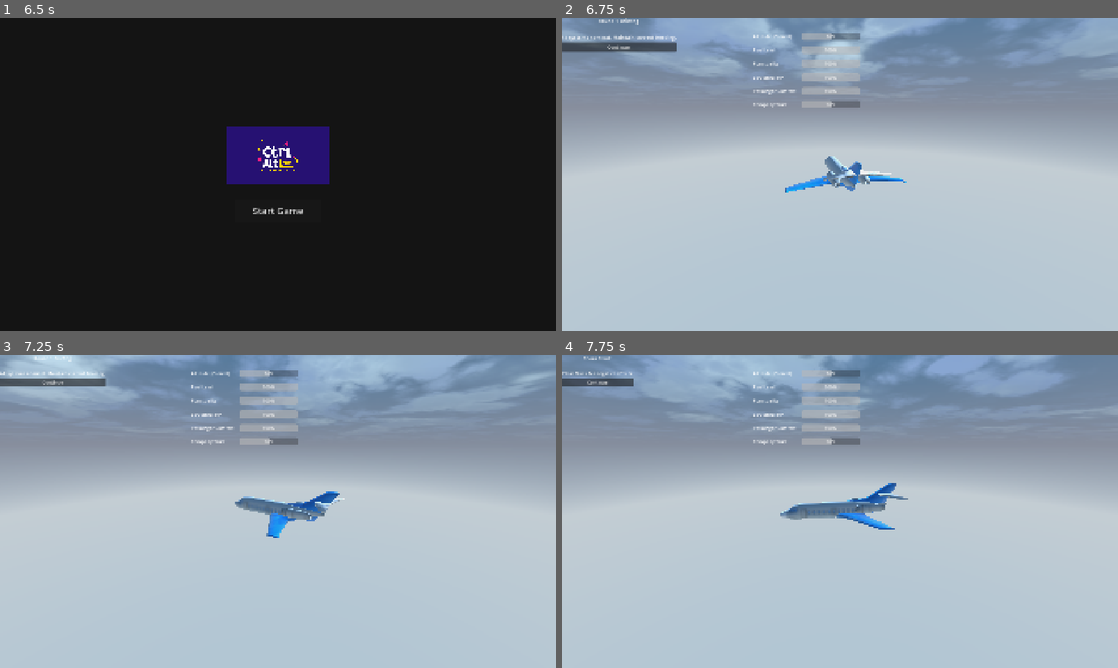
Above: before the commit, frames 1-4 (two rows, left to right).
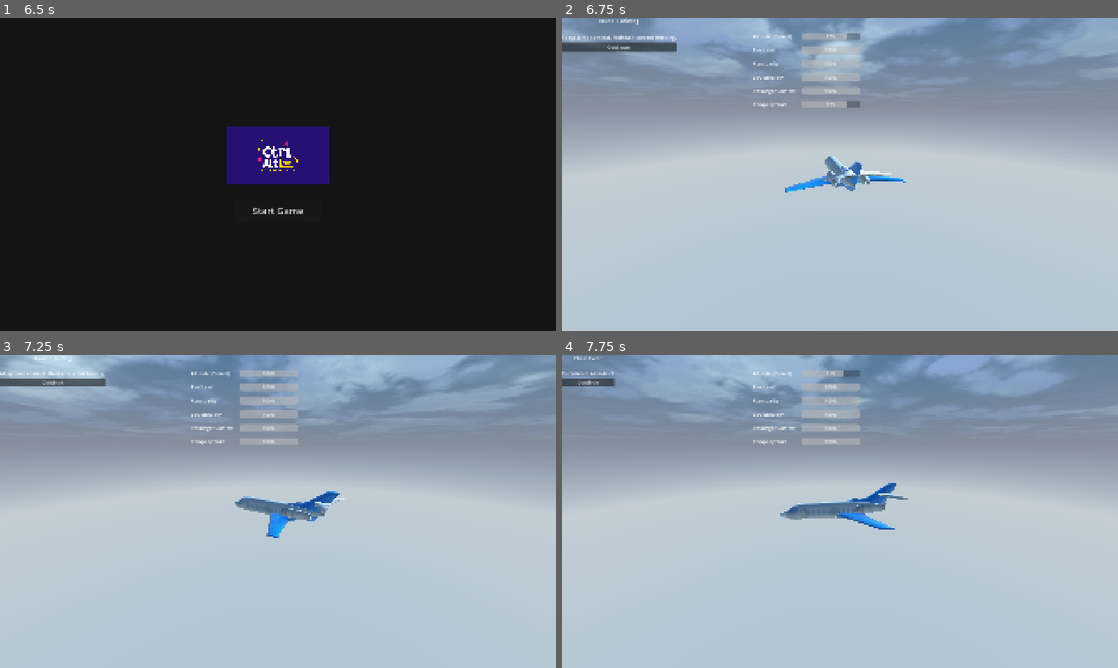
Above: after the commit, the same moments.

Repository: Mafiagafo/Ressaca-GameJam2026-Godot
Game: Godot game, scene res://Scenes/LoadingLogo.tscn
The game is run twice, just before and just after one commit, with the same random seed, the same clock (stepped at 60 frames per second) and the same inputs.
Inputs (mouse positions are in pixels of both pictures, inside the frame that each line leads up to):
- Up to frame 1 (6.5 s): tap Enter at 0.5, 3.5 s; move the mouse to (400, 158) at 0.52 s; move the mouse to (166, 190) at 1.27 s; move the mouse to (333, 105) at 2.02 s; tap Space at 2.75, 4.25 s; move the mouse to (250, 237) at 2.77 s; move the mouse to (444, 221) at 3.52 s; move the mouse to (111, 127) at 4.27 s; move the mouse to (305, 174) at 5.02 s; move the mouse to (194, 96) at 5.77 s
- Up to frame 2 (6.75 s): click "Start Game" at 6.5 s
- Up to frame 3 (7.25 s): no input
- Up to frame 4 (7.75 s): click "Continue" at 7.25 s

Frame 1 is identical in both runs. In frame 2, 0.1% of the frame differs, in the area x 47-52%, y 4-29%; in frame 3, 0.2%; in frame 4, 0.4%, in the area x 0-54%, y 0-29%.

Commit message:
feat: Implement initial core game loop, global game state management, and UI manager for the main game screen.

Diff:
--- a/Scripts/game_loop.gd
+++ b/Scripts/game_loop.gd
@@ -42,6 +42,11 @@
 
 func execute_phase_round_start():
 	round_context.round_number += 1
+	GameState.is_foggy = false
+	GameState.is_radio_silent = false
+	GameState.has_instrument_failure = false
+	GameState.has_locked_controls = false
+	GameState.has_panic = false
 	var kept_debuffs: Array[Debuff] = []
 	for d in round_context.active_debuffs:
 		d.duration -= 1
@@ -65,7 +70,7 @@
 	ui_manager.show_briefing(round_context.round_number, msg)
 
 func execute_phase_chaos():
-	var chaos_roll = randi() % 4
+	var chaos_roll = randi() % 9
 	var msg = "Chaos Event:\n\n"
 	if chaos_roll == 0:
 		msg += "Turbulence! Altitude -3."
@@ -76,10 +81,26 @@
 	elif chaos_roll == 2:
 		msg += "Angry Passengers! Comfort -3."
 		GameState.passenger_comfort -= 3.0
+	elif chaos_roll == 3:
+		msg += "Foggy Skies! Action previews hidden."
+		GameState.is_foggy = true
+	elif chaos_roll == 4:
+		msg += "Radio Silence! Communication actions disabled."
+		GameState.is_radio_silent = true
+	elif chaos_roll == 5:
+		msg += "Instrument Failure! Meters show false data."
+		GameState.has_instrument_failure = true
+	elif chaos_roll == 6:
+		msg += "Locked Controls! Need to force a decision."
+		GameState.has_locked_controls = true
+	elif chaos_roll == 7:
+		msg += "Panic in the Cabin! Comfort and Trust penalties doubled."
+		GameState.has_panic = true
 	else:
 		msg += "Clear Skies. No negative effects."
 
-	ui_manager.show_chaos(msg, chaos_roll != 3)
+	ui_manager.update_meters_ui()
+	ui_manager.show_chaos(msg, chaos_roll != 8)
 
 func execute_phase_shuffle():
 	round_context.available_actions = action_manager.get_shuffled_actions(round_context.past_choices, 3)
@@ -89,12 +110,16 @@
 	ui_manager.show_action_selection(round_context.available_actions)
 
 func execute_phase_results(action: ActionButton):
-	if action.effects.has("correct_altitude"): GameState.correct_altitude += action.effects["correct_altitude"]
-	if action.effects.has("fuel_level"): GameState.fuel_level += action.effects["fuel_level"]
-	if action.effects.has("punctual_arrival"): GameState.punctual_arrival += action.effects["punctual_arrival"]
-	if action.effects.has("structural_hp"): GameState.structural_hp += action.effects["structural_hp"]
-	if action.effects.has("passenger_comfort"): GameState.passenger_comfort += action.effects["passenger_comfort"]
-	if action.effects.has("company_trust"): GameState.company_trust += action.effects["company_trust"]
+	for key in action.effects:
+		var val = action.effects[key]
+		if GameState.has_panic and (key == "passenger_comfort" or key == "company_trust") and val < 0:
+			val *= 2.0
+		if key == "correct_altitude": GameState.correct_altitude += val
+		elif key == "fuel_level": GameState.fuel_level += val
+		elif key == "punctual_arrival": GameState.punctual_arrival += val
+		elif key == "structural_hp": GameState.structural_hp += val
+		elif key == "passenger_comfort": GameState.passenger_comfort += val
+		elif key == "company_trust": GameState.company_trust += val
 
 	round_context.past_choices.push_front(action.id)
 	if round_context.past_choices.size() > 3:
--- a/Scripts/game_state.gd
+++ b/Scripts/game_state.gd
@@ -4,7 +4,7 @@
 
 # Global game metrics (Range: 0 - 10)
 # All metrics follow rule: 10 = Good, 0 = Bad
-var correct_altitude: float = 5.0:
+var correct_altitude: float = 10.0:
 	set(value):
 		correct_altitude = clamp(value, 0.0, 10.0)
 		metrics_changed.emit()
@@ -29,18 +29,29 @@
 		passenger_comfort = clamp(value, 0.0, 10.0)
 		metrics_changed.emit()
 
-var company_trust: float = 5.0:
+var company_trust: float = 10.0:
 	set(value):
 		company_trust = clamp(value, 0.0, 10.0)
 		metrics_changed.emit()
 
+var is_foggy: bool = false
+var is_radio_silent: bool = false
+var has_instrument_failure: bool = false
+var has_locked_controls: bool = false
+var has_panic: bool = false
+
 func reset_metrics() -> void:
-	correct_altitude = 5.0
+	correct_altitude = 10.0
 	fuel_level = 10.0
 	punctual_arrival = 10.0
 	structural_hp = 10.0
 	passenger_comfort = 10.0
-	company_trust = 5.0
+	company_trust = 10.0
+	is_foggy = false
+	is_radio_silent = false
+	has_instrument_failure = false
+	has_locked_controls = false
+	has_panic = false
 
 func is_game_over() -> bool:
 	# Game over if any critical metric hits 0
--- a/Scripts/ui_manager.gd
+++ b/Scripts/ui_manager.gd
@@ -123,12 +123,20 @@
 func update_meters_ui() -> void:
 	if not root.is_inside_tree(): return
 	var t = root.create_tween().set_parallel(true).set_trans(Tween.TRANS_SINE).set_ease(Tween.EASE_OUT)
-	t.tween_property(alt_bar, "value", GameState.correct_altitude, 0.5)
-	t.tween_property(fuel_bar, "value", GameState.fuel_level, 0.5)
-	t.tween_property(time_bar, "value", GameState.punctual_arrival, 0.5)
-	t.tween_property(hp_bar, "value", GameState.structural_hp, 0.5)
-	t.tween_property(comfort_bar, "value", GameState.passenger_comfort, 0.5)
-	t.tween_property(trust_bar, "value", GameState.company_trust, 0.5)
+
+	var f_alt = randf_range(0.0, 10.0) if GameState.has_instrument_failure else GameState.correct_altitude
+	var f_fuel = randf_range(0.0, 10.0) if GameState.has_instrument_failure else GameState.fuel_level
+	var f_time = randf_range(0.0, 10.0) if GameState.has_instrument_failure else GameState.punctual_arrival
+	var f_hp = randf_range(0.0, 10.0) if GameState.has_instrument_failure else GameState.structural_hp
+	var f_comf = randf_range(0.0, 10.0) if GameState.has_instrument_failure else GameState.passenger_comfort
+	var f_trust = randf_range(0.0, 10.0) if GameState.has_instrument_failure else GameState.company_trust
+
+	t.tween_property(alt_bar, "value", f_alt, 0.5)
+	t.tween_property(fuel_bar, "value", f_fuel, 0.5)
+	t.tween_property(time_bar, "value", f_time, 0.5)
+	t.tween_property(hp_bar, "value", f_hp, 0.5)
+	t.tween_property(comfort_bar, "value", f_comf, 0.5)
+	t.tween_property(trust_bar, "value", f_trust, 0.5)
 
 func hide_all_panels():
 	actions_panel.hide()
@@ -151,12 +159,25 @@
 	var grid = actions_panel.get_node("GridContainer")
 	for node in grid.get_children():
 		node.hide()
+		if node is Button:
+			node.disabled = false
+
+	var shown_buttons: Array[Button] = []
 
 	for action in available_actions:
 		for node in grid.get_children():
 			if node is Button and node.text == action.display_name:
 				node.show()
+				if GameState.is_radio_silent and (action.id == "keep_schedule" or action.id == "report_delay"):
+					node.disabled = true
+				shown_buttons.append(node)
 				break
+
+	if GameState.has_locked_controls:
+		var active_btns = shown_buttons.filter(func(b): return not b.disabled)
+		active_btns.shuffle()
+		for i in range(min(2, active_btns.size() - 1)):
+			active_btns[i].disabled = true
 
 	slide_up(actions_panel)
 	preview_label.show()
@@ -171,8 +192,13 @@
 		hide_all_arrows()
 		return
 
+	hide_all_arrows()
+
+	if GameState.is_foggy:
+		preview_label.text = "Preview [%s]: ??? (Instruments Failing)" % action.display_name
+		return
+
 	var p_text = "Preview [%s]: " % action.display_name
-	hide_all_arrows()
 
 	for key in action.effects:
 		var val = action.effects[key]
